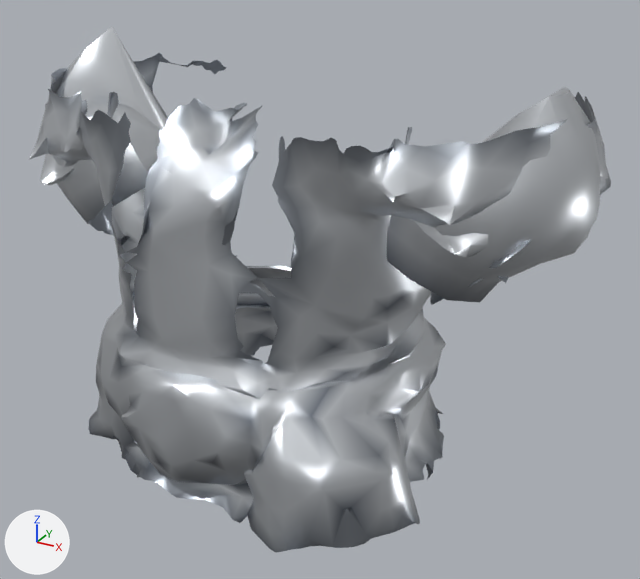
A saved change to the glTF model assets_src/armor/kargan_0/heavy_a_chest.glb.
One viewpoint serves both versions: a 50 mm camera at (0.77, -1.253, 1.968) aimed at (0.087, -0.011, 1.346). Every picture has the same lights, and +X, +Y and +Z are marked at lower left. The older version comes first. Vertices at exactly the same position are counted once.

In view in the first picture: 'heavy_a_chest'.
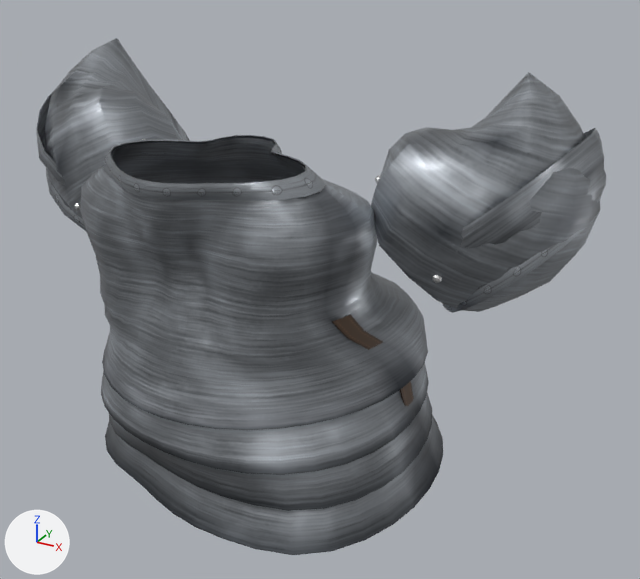
Where the change shows, as pixel boxes [x1, y1, x2, y2] in the pictures (640 x 579 px):
'heavy_a_chest', reshaped
    before: [29, 27, 611, 552]
    after: [36, 38, 606, 555]
part 1 of me_heavy_a_chest, rebuilt (38% narrower, 16% shorter)
    before: [29, 53, 611, 552]
    after: [80, 138, 443, 555]
part 2 of me_heavy_a_chest, rebuilt
    before: [387, 87, 601, 303]
    after: [371, 72, 600, 312]
part 3 of me_heavy_a_chest, rebuilt
    before: [45, 27, 168, 224]
    after: [45, 38, 190, 219]
part 4 of me_heavy_a_chest, added
    after: [36, 91, 606, 406]

Edits to the bpy script that builds the scene:
```text
Add mat_trim:
    mat_trim = bpy.data.materials.new('trim')
    # uses the picture img_trim_c_png
    # uses the picture img_trim_n_png
    # uses the picture img_trim_orm_png
Add mat_strap:
    mat_strap = bpy.data.materials.new('strap')
    # uses the picture img_strap_c_png
    # uses the picture img_strap_n_png
    # uses the picture img_strap_orm_png
Add mat_steel:
    mat_steel = bpy.data.materials.new('steel')
    # uses the picture img_steel_c_png
    # uses the picture img_steel_n_png
    # uses the picture img_steel_orm_png
Add mat_iron:
    mat_iron = bpy.data.materials.new('iron')
    mat_iron.use_nodes = True; mat_iron.node_tree.nodes.clear()
    _N = mat_iron.node_tree.nodes; _L = mat_iron.node_tree.links
    n0 = _N.new('ShaderNodeBsdfPrincipled'); n0.name = 'Principled BSDF'
    n0.inputs[1].default_value = 1.0  # 'Metallic'
    n0.inputs[2].default_value = 0.48  # 'Roughness'
    n1 = _N.new('ShaderNodeOutputMaterial'); n1.name = 'Material Output'
    n2 = _N.new('ShaderNodeVertexColor'); n2.name = 'Color Attribute'
    _L.new(n0.outputs[0], n1.inputs[0])  # 'BSDF' to 'Surface'
    _L.new(n2.outputs[0], n0.inputs[0])  # 'Color' to 'Base Color'
Change me_heavy_a_chest:
    remove me_heavy_a_chest.from_pydata(...)  # 2311 vertices, 3797 faces; spans x -0.527..0.522, y -0.362..0.296, z 1.052..1.75
    remove me_heavy_a_chest.materials.append(mat_metal)
    add me_heavy_a_chest.from_pydata(...)  # 2370 vertices, 4208 faces; spans x -0.525..0.522, y -0.357..0.235, z 1.052..1.733
    me_heavy_a_chest part 1: the loose piece of 1989 vertices spanning x -0.527..0.519, y -0.362..0.296, z 1.052..1.689 is rebuilt with 874 vertices and now spans x -0.308..0.337, y -0.357..0.235, z 1.06..1.615, in mat_steel
    me_heavy_a_chest part 2: the loose piece of 161 vertices spanning x 0.204..0.522, y -0.144..0.209, z 1.396..1.709 is rebuilt with 199 vertices and now spans x 0.215..0.52, y -0.151..0.208, z 1.354..1.733, in mat_steel
    me_heavy_a_chest part 3: the loose piece of 161 vertices spanning x -0.519..-0.203, y -0.144..0.208, z 1.402..1.75 is rebuilt with 199 vertices and now spans x -0.521..-0.206, y -0.152..0.206, z 1.36..1.73, in mat_steel
    me_heavy_a_chest part 4: 918 vertices added at x -0.525..0.522, y -0.351..0.221, z 1.192..1.653
    other edits to the shape of me_heavy_a_chest do not show in these pictures
    add me_heavy_a_chest.materials.append(mat_iron)
    add me_heavy_a_chest.materials.append(mat_steel)
    add me_heavy_a_chest.materials.append(mat_strap)
    add me_heavy_a_chest.materials.append(mat_trim)
```
